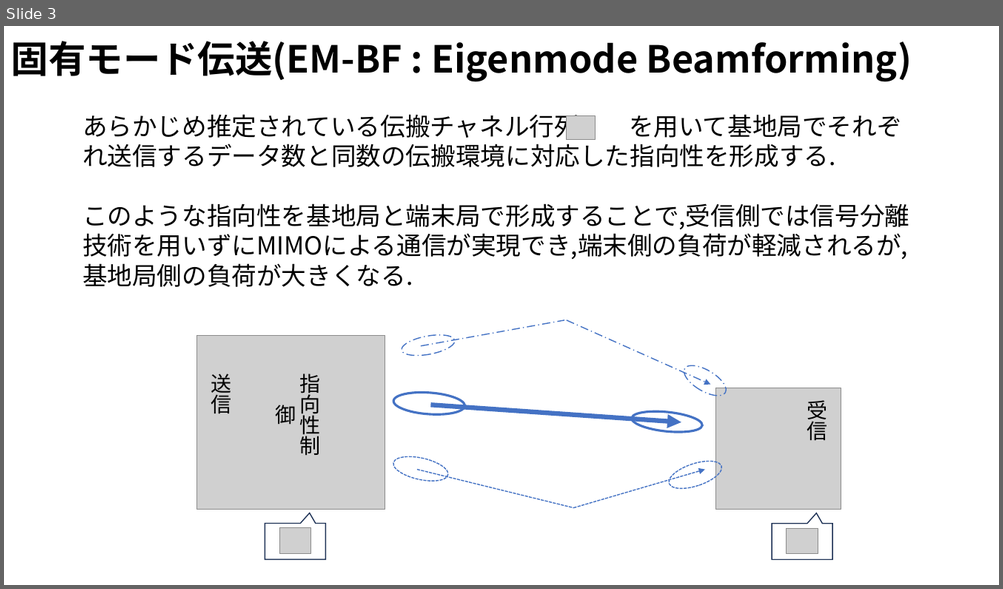
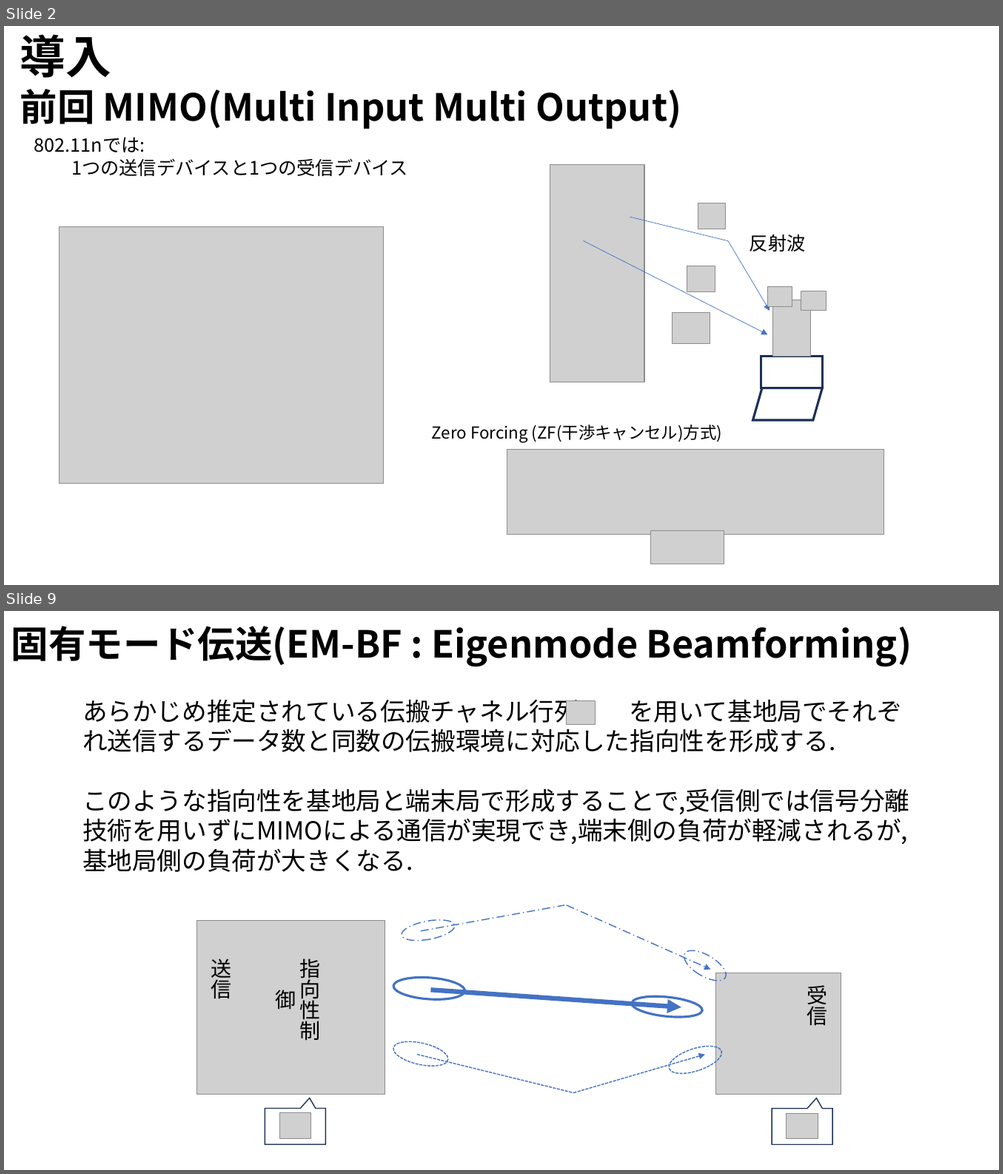
Before and after one commit to ryoww/seminar, a slide deck: MIMO/MU-MIMO.pptx. Shown one above the other, each under a label of ours: slide 3 before the commit, slides 2 and 9 after it; the slides between them are not shown. The pictures are 1003x589 and 1003x1174 pixels, drawn with LibreOffice and Linux fonts; fonts in the diff are those of the drawing; grey boxes stand for pictures. Boxes give left, top, right and bottom in pixels: in the first picture for what was removed or moved away, otherwise in the second. Text is boxed around its words. In the diff, an @@ line names an element or a change of style, - is before the commit and + after.

```diff
--- a/MIMO/MU-MIMO.pptx
+++ b/MIMO/MU-MIMO.pptx
@@ slide 2 added at bbox=[4, 26, 999, 585], background #FFFFFF @@
@@ text added at bbox=[20, 34, 111, 78], 44 pt, text #000000, bold @@
+導入
@@ text added at bbox=[20, 89, 681, 129], 36 pt, text #000000, bold @@
+前回 MIMO(Multi Input Multi Output)
@@ text added at bbox=[34, 137, 408, 176], 18 pt, text #000000 @@
+802.11nでは:
+  1つの送信デバイスと1つの受信デバイス
@@ picture added at bbox=[60, 227, 383, 483] @@
@@ group added at bbox=[549, 165, 826, 420]: 7 pictures, 2 arrows, 1 rectangle, 1 parallelogram, 1 line, 1 text @@
+反射波
@@ text added at bbox=[432, 425, 722, 443], 16 pt, text #000000 @@
+Zero Forcing (ZF(干渉キャンセル)方式)
@@ picture added at bbox=[507, 450, 885, 535] @@
@@ picture added at bbox=[650, 531, 723, 565] @@
@@ what was slide 3 is now slide 9 @@
```
Also in this commit, not shown: 9 slides changed, 6 other slides added, 1 slide removed, 26 other files.
